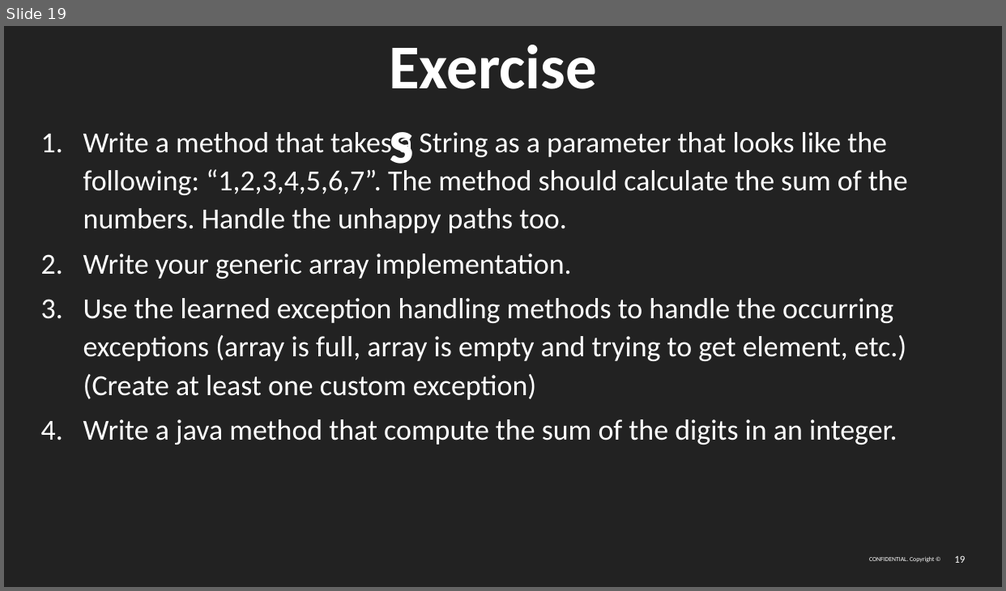
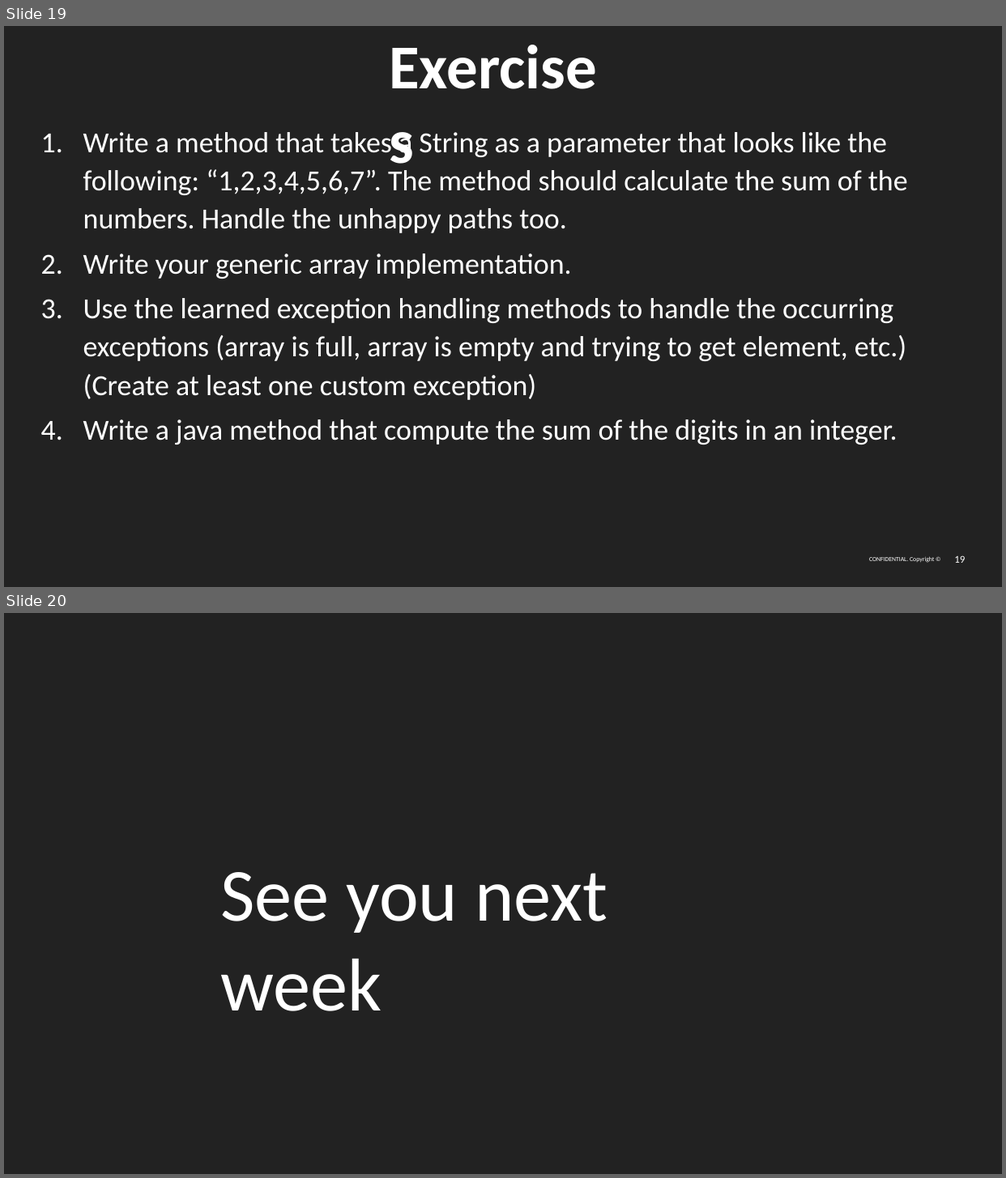
Before and after one commit to Tamas98/prog2, a slide deck: resources/Exceptions and Generics.pptx. Shown one above the other, each under a label of ours: slide 19 before the commit, slides 19 and 20 after it. The pictures are 1006x591 and 1006x1178 pixels, drawn with LibreOffice and Linux fonts; fonts in the diff are those of the drawing; background and template pictures are left out. Boxes give left, top, right and bottom in pixels: in the first picture for what was removed or moved away, otherwise in the second. Text is boxed around its words. In the diff, an @@ line names an element or a change of style, - is before the commit and + after.

```diff
--- a/resources/Exceptions and Generics.pptx
+++ b/resources/Exceptions and Generics.pptx
@@ slide 20 added at (4, 613, 1002, 1174), background #FFFFFF; not listed: 1 template element that a slide beside it also shows @@
@@ title added at (220, 872, 607, 1012), 72 pt, text #FFFFFF @@
+See you next week
```
Also in this commit, not shown: 9 other files.
